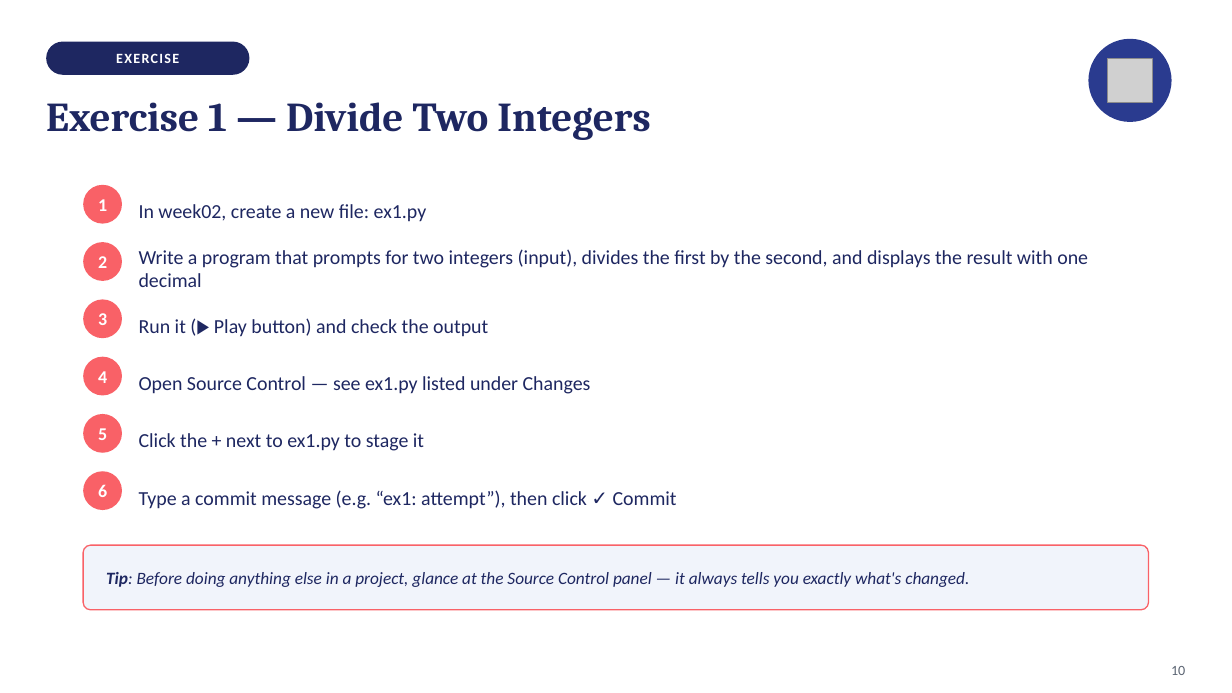
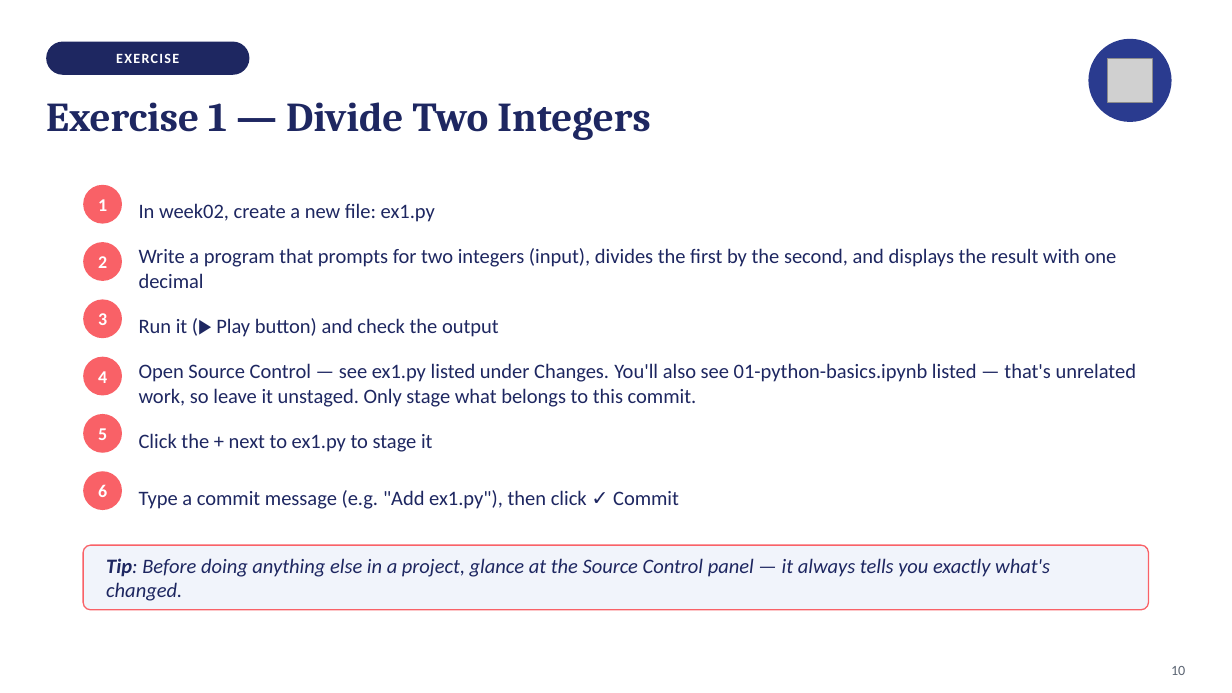
Before and after one commit to isabelhovdahl/TECH2, a slide deck: slide 10 of workshops/week02/git_slides.pptx. Drawn at 1232x693 pixels with LibreOffice and Linux fonts; fonts in the diff are those of the drawing; grey boxes stand for pictures. Boxes give left, top, right and bottom in pixels: in the first picture for what was removed or moved away, otherwise in the second. Text is boxed around its words. In the diff, an @@ line names an element or a change of style, - is before the commit and + after.

```diff
--- a/workshops/week02/git_slides.pptx
+++ b/workshops/week02/git_slides.pptx
@@ text at bbox=[139, 363, 1136, 407]: text changed; size 15.5 to 16 pt @@
-Open Source Control — see ex1.py listed under Changes
+Open Source Control — see ex1.py listed under Changes. You'll also see 01-python-basics.ipynb listed — that's unrelated work, so leave it unstaged. Only stage what belongs to this commit.
@@ size 15.5 to 16 pt in 4 elements at bbox=[139, 203, 435, 222], bbox=[139, 248, 1117, 288], bbox=[139, 318, 499, 337], bbox=[139, 433, 433, 452] @@
@@ text at bbox=[139, 490, 679, 509]: text changed; size 15.5 to 16 pt @@
-Type a commit message (e.g. “ex1: attempt”), then click ✓ Commit
+Type a commit message (e.g. "Add ex1.py"), then click ✓ Commit
@@ text "Tip: Before doing anything else ..." at bbox=[106, 558, 1050, 601]: size 13.5 to 16 pt @@
```
Also in this commit, not shown: 12 other slides changed, 1 other file.
